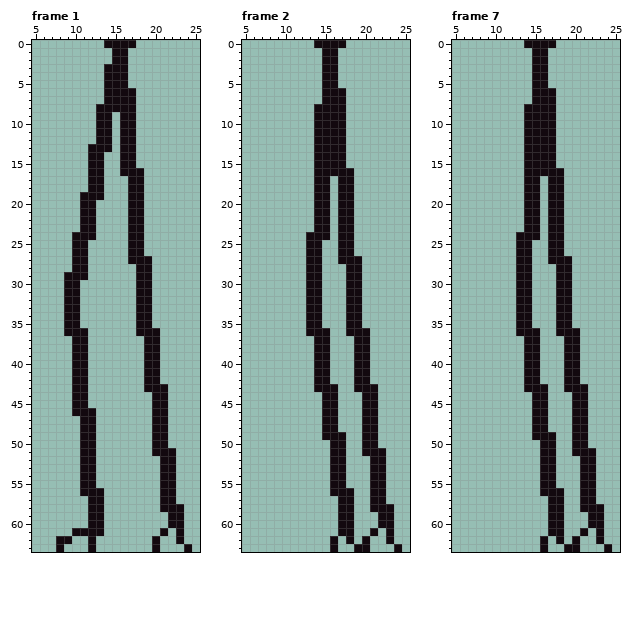
Pixel-art file: ProjectFiles/Assets/Art/Animations/Legs/Idle/legsBottomIdle.aseprite. The picture above is the old version.
32x64 pixels, 15 frames. Shown: frame 1: x 5..25, y 0..63; frame 2: x 5..25, y 0..63; frame 7: x 5..25, y 0..63. The commit also changed other frames, which this record leaves out.
And afterwards:
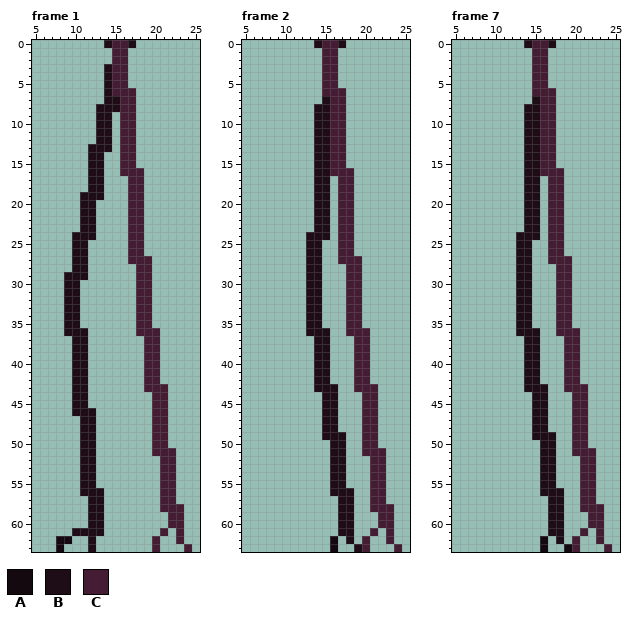
Palette (. is transparent): A #13090f  B #1e0d17  C #441d35
Commit message: Recolor legs (bottom) idle animation to match moving
Edits made:
--- frame 1
@@ x 5..25 @@
- 0 .........AAAA........
- 1 ..........AA.........
- 2 ..........AA.........
- 3 .........AAA.........
- 4 .........AAA.........
- 5 .........AAA.........
- 6 .........AAAA........
- 7 .........AAAA........
- 8 ........AAAAA........
- 9 ........AA.AA........
-10 ........AA.AA........
-11 ........AA.AA........
-12 ........AA.AA........
-13 .......AAA.AA........
-14 .......AA..AA........
-15 .......AA..AA........
-16 .......AA..AAA.......
-17 .......AA...AA.......
-18 .......AA...AA.......
-19 ......AAA...AA.......
-20 ......AA....AA.......
-21 ......AA....AA.......
-22 ......AA....AA.......
-23 ......AA....AA.......
-24 .....AAA....AA.......
-25 .....AA.....AA.......
-26 .....AA.....AA.......
-27 .....AA.....AAA......
-28 .....AA......AA......
-29 ....AAA......AA......
-30 ....AA.......AA......
-31 ....AA.......AA......
-32 ....AA.......AA......
-33 ....AA.......AA......
-34 ....AA.......AA......
-35 ....AA.......AA......
-36 ....AAA......AAA.....
-37 .....AA.......AA.....
-38 .....AA.......AA.....
-39 .....AA.......AA.....
-40 .....AA.......AA.....
-41 .....AA.......AA.....
-42 .....AA.......AA.....
-43 .....AA.......AAA....
-44 .....AA........AA....
-45 .....AA........AA....
-46 .....AAA.......AA....
-47 ......AA.......AA....
-48 ......AA.......AA....
-49 ......AA.......AA....
-50 ......AA.......AA....
-51 ......AA.......AAA...
-52 ......AA........AA...
-53 ......AA........AA...
-54 ......AA........AA...
-55 ......AA........AA...
-56 ......AAA.......AA...
-57 .......AA.......AA...
-58 .......AA.......AAA..
-59 .......AA........AA..
-60 .......AA........AA..
-61 .....AAAA.......A.A..
-62 ...AA..A.......A..A..
-63 ...A...A.......A...A.
+ 0 .........BCCB........
+ 1 ..........CC.........
+ 2 ..........CC.........
+ 3 .........BCC.........
+ 4 .........BCC.........
+ 5 .........BCC.........
+ 6 .........BCCC........
+ 7 .........BBCC........
+ 8 ........BBBCC........
+ 9 ........BB.CC........
+10 ........BB.CC........
+11 ........BB.CC........
+12 ........BB.CC........
+13 .......BBB.CC........
+14 .......BB..CC........
+15 .......BB..CC........
+16 .......BB..CCC.......
+17 .......BB...CC.......
+18 .......BB...CC.......
+19 ......BBB...CC.......
+20 ......BB....CC.......
+21 ......BB....CC.......
+22 ......BB....CC.......
+23 ......BB....CC.......
+24 .....BBB....CC.......
+25 .....BB.....CC.......
+26 .....BB.....CC.......
+27 .....BB.....CCC......
+28 .....BB......CC......
+29 ....BBB......CC......
+30 ....BB.......CC......
+31 ....BB.......CC......
+32 ....BB.......CC......
+33 ....BB.......CC......
+34 ....BB.......CC......
+35 ....BB.......CC......
+36 ....BBB......CCC.....
+37 .....BB.......CC.....
+38 .....BB.......CC.....
+39 .....BB.......CC.....
+40 .....BB.......CC.....
+41 .....BB.......CC.....
+42 .....BB.......CC.....
+43 .....BB.......CCC....
+44 .....BB........CC....
+45 .....BB........CC....
+46 .....BBB.......CC....
+47 ......BB.......CC....
+48 ......BB.......CC....
+49 ......BB.......CC....
+50 ......BB.......CC....
+51 ......BB.......CCC...
+52 ......BB........CC...
+53 ......BB........CC...
+54 ......BB........CC...
+55 ......BB........CC...
+56 ......BBB.......CC...
+57 .......BB.......CC...
+58 .......BB.......CCC..
+59 .......BB........CC..
+60 .......BB........CC..
+61 .....BBBB.......C.C..
+62 ...AA..B.......C..C..
+63 ...A...B.......C...C.
--- frame 2
@@ x 5..25 @@
- 0 .........AAAA........
- 1 ..........AA.........
- 2 ..........AA.........
- 3 ..........AA.........
- 4 ..........AA.........
- 5 ..........AA.........
- 6 ..........AAA........
- 7 ..........AAA........
- 8 .........AAAA........
- 9 .........AAAA........
-10 .........AAAA........
-11 .........AAAA........
-12 .........AAAA........
-13 .........AAAA........
-14 .........AAAA........
-15 .........AAAA........
-16 .........AAAAA.......
-17 .........AA.AA.......
-18 .........AA.AA.......
-19 .........AA.AA.......
-20 .........AA.AA.......
-21 .........AA.AA.......
-22 .........AA.AA.......
-23 .........AA.AA.......
-24 ........AAA.AA.......
-25 ........AA..AA.......
-26 ........AA..AA.......
-27 ........AA..AAA......
-28 ........AA...AA......
-29 ........AA...AA......
-30 ........AA...AA......
-31 ........AA...AA......
-32 ........AA...AA......
-33 ........AA...AA......
-34 ........AA...AA......
-35 ........AA...AA......
-36 ........AAA..AAA.....
-37 .........AA...AA.....
-38 .........AA...AA.....
-39 .........AA...AA.....
-40 .........AA...AA.....
-41 .........AA...AA.....
-42 .........AA...AA.....
-43 .........AAA..AAA....
-44 ..........AA...AA....
-45 ..........AA...AA....
-46 ..........AA...AA....
-47 ..........AA...AA....
-48 ..........AA...AA....
-49 ..........AAA..AA....
-50 ...........AA..AA....
-51 ...........AA..AAA...
-52 ...........AA...AA...
-53 ...........AA...AA...
-54 ...........AA...AA...
-55 ...........AA...AA...
-56 ...........AAA..AA...
-57 ............AA..AA...
-58 ............AA..AAA..
-59 ............AA...AA..
-60 ............AA...AA..
-61 ............AA..A.A..
-62 ...........A.A.A..A..
-63 ...........A..AA...A.
+ 0 .........BCCB........
+ 1 ..........CC.........
+ 2 ..........CC.........
+ 3 ..........CC.........
+ 4 ..........CC.........
+ 5 ..........CC.........
+ 6 ..........CCC........
+ 7 ..........BCC........
+ 8 .........BBCC........
+ 9 .........BBCC........
+10 .........BBCC........
+11 .........BBCC........
+12 .........BBCC........
+13 .........BBCC........
+14 .........BBCC........
+15 .........BBCC........
+16 .........BBCCC.......
+17 .........BB.CC.......
+18 .........BB.CC.......
+19 .........BB.CC.......
+20 .........BB.CC.......
+21 .........BB.CC.......
+22 .........BB.CC.......
+23 .........BB.CC.......
+24 ........BBB.CC.......
+25 ........BB..CC.......
+26 ........BB..CC.......
+27 ........BB..CCC......
+28 ........BB...CC......
+29 ........BB...CC......
+30 ........BB...CC......
+31 ........BB...CC......
+32 ........BB...CC......
+33 ........BB...CC......
+34 ........BB...CC......
+35 ........BB...CC......
+36 ........BBB..CCC.....
+37 .........BB...CC.....
+38 .........BB...CC.....
+39 .........BB...CC.....
+40 .........BB...CC.....
+41 .........BB...CC.....
+42 .........BB...CC.....
+43 .........BBB..CCC....
+44 ..........BB...CC....
+45 ..........BB...CC....
+46 ..........BB...CC....
+47 ..........BB...CC....
+48 ..........BB...CC....
+49 ..........BBB..CC....
+50 ...........BB..CC....
+51 ...........BB..CCC...
+52 ...........BB...CC...
+53 ...........BB...CC...
+54 ...........BB...CC...
+55 ...........BB...CC...
+56 ...........BBB..CC...
+57 ............BB..CC...
+58 ............BB..CCC..
+59 ............BB...CC..
+60 ............BB...CC..
+61 ............BB..C.C..
+62 ...........A.B.C..C..
+63 ...........A..BC...C.
--- frame 7
@@ x 5..25 @@
- 0 .........AAAA........
- 1 ..........AA.........
- 2 ..........AA.........
- 3 ..........AA.........
- 4 ..........AA.........
- 5 ..........AA.........
- 6 ..........AAA........
- 7 ..........AAA........
- 8 .........AAAA........
- 9 .........AAAA........
-10 .........AAAA........
-11 .........AAAA........
-12 .........AAAA........
-13 .........AAAA........
-14 .........AAAA........
-15 .........AAAA........
-16 .........AAAAA.......
-17 .........AA.AA.......
-18 .........AA.AA.......
-19 .........AA.AA.......
-20 .........AA.AA.......
-21 .........AA.AA.......
-22 .........AA.AA.......
-23 .........AA.AA.......
-24 ........AAA.AA.......
-25 ........AA..AA.......
-26 ........AA..AA.......
-27 ........AA..AAA......
-28 ........AA...AA......
-29 ........AA...AA......
-30 ........AA...AA......
-31 ........AA...AA......
-32 ........AA...AA......
-33 ........AA...AA......
-34 ........AA...AA......
-35 ........AA...AA......
-36 ........AAA..AAA.....
-37 .........AA...AA.....
-38 .........AA...AA.....
-39 .........AA...AA.....
-40 .........AA...AA.....
-41 .........AA...AA.....
-42 .........AA...AA.....
-43 .........AAA..AAA....
-44 ..........AA...AA....
-45 ..........AA...AA....
-46 ..........AA...AA....
-47 ..........AA...AA....
-48 ..........AA...AA....
-49 ..........AAA..AA....
-50 ...........AA..AA....
-51 ...........AA..AAA...
-52 ...........AA...AA...
-53 ...........AA...AA...
-54 ...........AA...AA...
-55 ...........AA...AA...
-56 ...........AAA..AA...
-57 ............AA..AA...
-58 ............AA..AAA..
-59 ............AA...AA..
-60 ............AA...AA..
-61 ............AA..A.A..
-62 ...........A.A.A..A..
-63 ...........A..AA...A.
+ 0 .........BCCB........
+ 1 ..........CC.........
+ 2 ..........CC.........
+ 3 ..........CC.........
+ 4 ..........CC.........
+ 5 ..........CC.........
+ 6 ..........CCC........
+ 7 ..........BCC........
+ 8 .........BBCC........
+ 9 .........BBCC........
+10 .........BBCC........
+11 .........BBCC........
+12 .........BBCC........
+13 .........BBCC........
+14 .........BBCC........
+15 .........BBCC........
+16 .........BBCCC.......
+17 .........BB.CC.......
+18 .........BB.CC.......
+19 .........BB.CC.......
+20 .........BB.CC.......
+21 .........BB.CC.......
+22 .........BB.CC.......
+23 .........BB.CC.......
+24 ........BBB.CC.......
+25 ........BB..CC.......
+26 ........BB..CC.......
+27 ........BB..CCC......
+28 ........BB...CC......
+29 ........BB...CC......
+30 ........BB...CC......
+31 ........BB...CC......
+32 ........BB...CC......
+33 ........BB...CC......
+34 ........BB...CC......
+35 ........BB...CC......
+36 ........BBB..CCC.....
+37 .........BB...CC.....
+38 .........BB...CC.....
+39 .........BB...CC.....
+40 .........BB...CC.....
+41 .........BB...CC.....
+42 .........BB...CC.....
+43 .........BBB..CCC....
+44 ..........BB...CC....
+45 ..........BB...CC....
+46 ..........BB...CC....
+47 ..........BB...CC....
+48 ..........BB...CC....
+49 ..........BBB..CC....
+50 ...........BB..CC....
+51 ...........BB..CCC...
+52 ...........BB...CC...
+53 ...........BB...CC...
+54 ...........BB...CC...
+55 ...........BB...CC...
+56 ...........BBB..CC...
+57 ............BB..CC...
+58 ............BB..CCC..
+59 ............BB...CC..
+60 ............BB...CC..
+61 ............BB..C.C..
+62 ...........A.B.C..C..
+63 ...........A..AC...C.
Where, in picture pixels (left, top, right, bottom), the same in both pictures:
changed: (64, 40, 192, 552)
changed: (306, 40, 402, 552)
changed: (516, 40, 612, 552)
